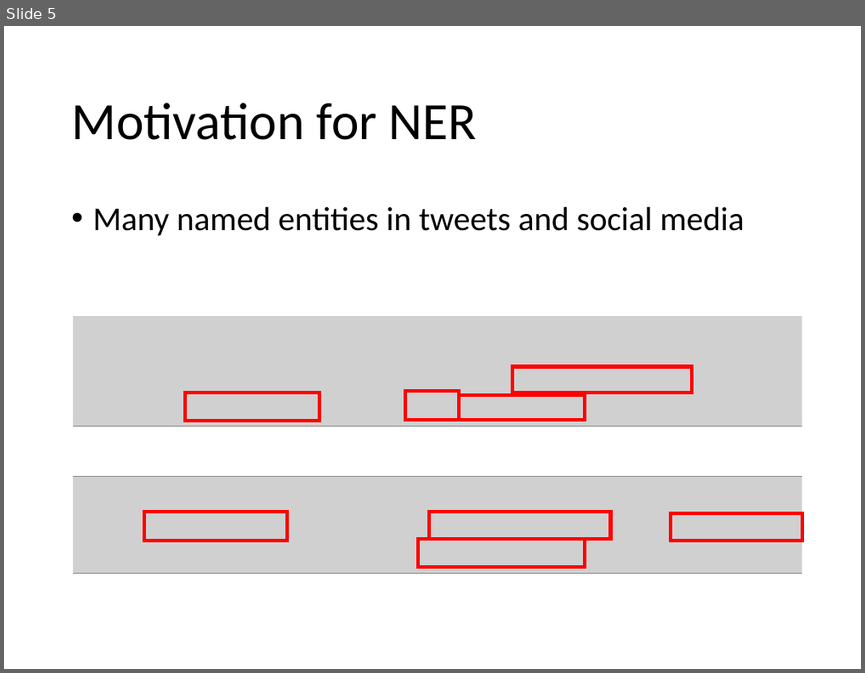
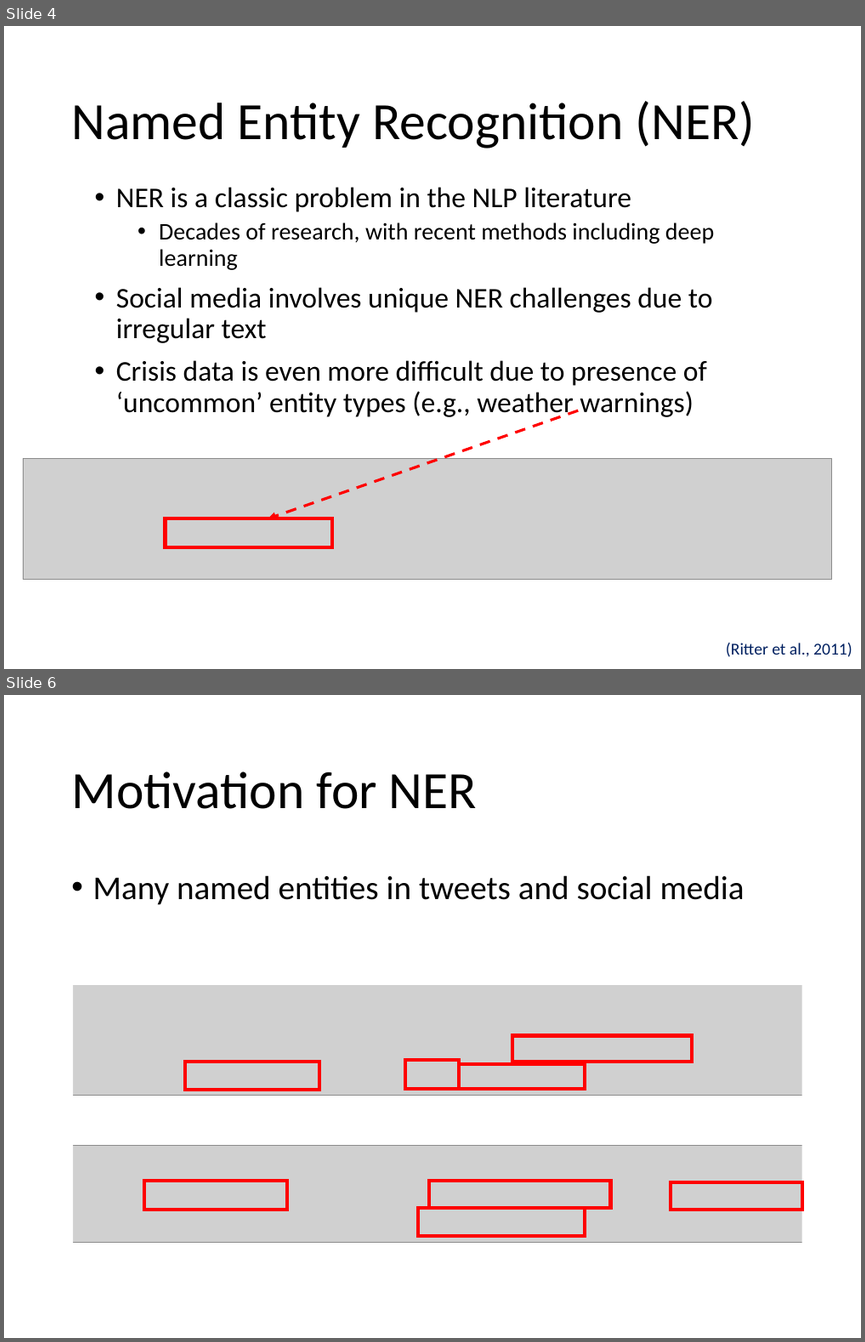
Before and after one commit to evhart/smasac-tutorial, a slide deck: slides/pptx/3-entity-extraction.pptx. Shown one above the other, each under a label of ours: slide 5 before the commit, slides 4 and 6 after it; the slides between them are not shown. The pictures are 865x673 and 865x1342 pixels, drawn with LibreOffice and Linux fonts; fonts in the diff are those of the drawing; grey boxes stand for pictures. Boxes give left, top, right and bottom in pixels: in the first picture for what was removed or moved away, otherwise in the second. Text is boxed around its words. In the diff, an @@ line names an element or a change of style, - is before the commit and + after.

Commit message:
changes to entity extraction slides

```diff
--- a/slides/pptx/3-entity-extraction.pptx
+++ b/slides/pptx/3-entity-extraction.pptx
@@ slide 4 added at bbox=[4, 26, 861, 669], background #FFFFFF @@
@@ title added at bbox=[71, 101, 755, 148], 44 pt, text #000000 @@
+Named Entity Recognition (NER)
@@ text added at bbox=[116, 187, 714, 419], 24 pt, text #000000 @@
+• NER is a classic problem in the NLP literature
+  • Decades of research, with recent methods including deep learning
+• Social media involves unique NER challenges due to irregular text
+• Crisis data is even more difficult due to presence of ‘uncommon’ entity types (e.g., weather warnings)
@@ arrow added from (578, 411) to (268, 519), #FF0000 2.25 pt dashed @@
@@ picture added at bbox=[24, 458, 833, 578] @@
@@ rectangle added at bbox=[166, 519, 332, 547], outline #FF0000 3 pt @@
@@ text added at bbox=[726, 642, 852, 657], 14 pt, text #002060 @@
+(Ritter et al., 2011)
@@ what was slide 5 is now slide 6 @@
```
Also in this commit, not shown: 12 slides changed, 1 other slide added.
